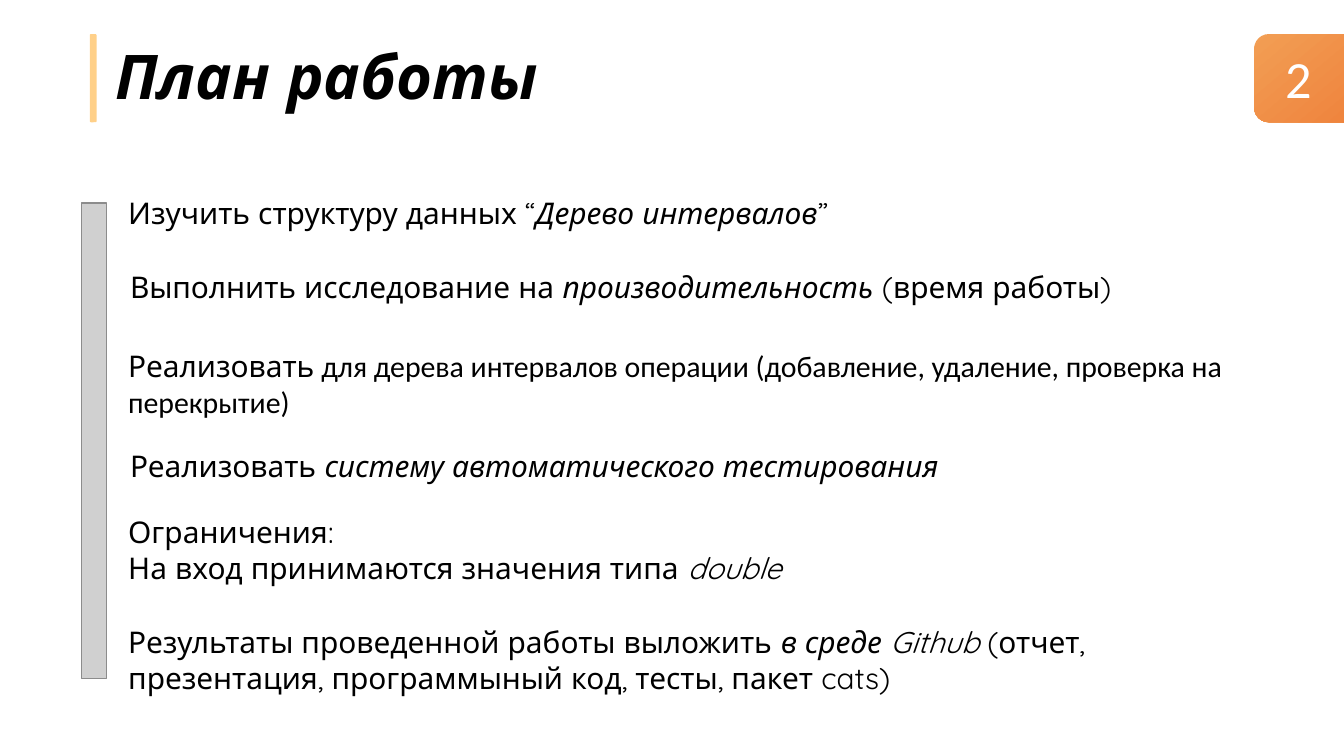
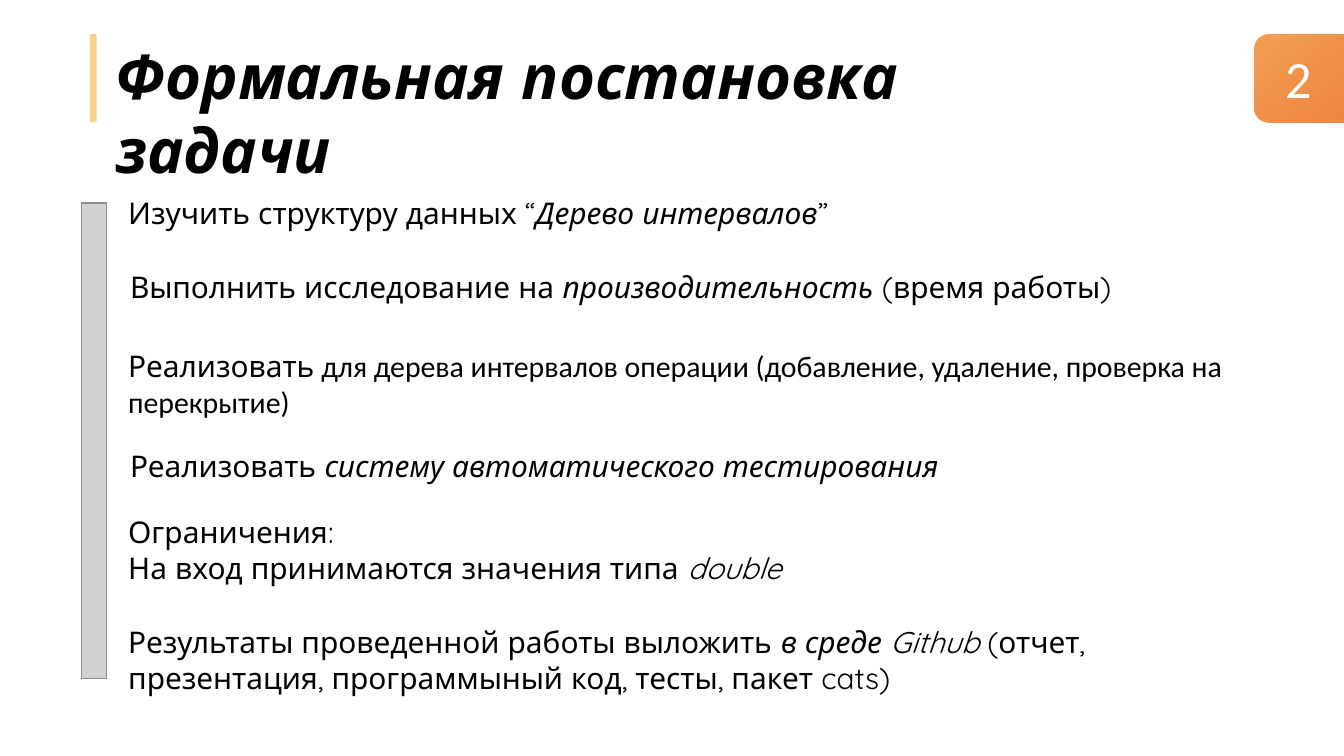
Before and after one commit to nikitachurganov/Interval-Tree, a slide deck: slide 2 of Дерево интервалов.pptx. Drawn at 1344x756 pixels with LibreOffice and Linux fonts; fonts in the diff are those of the drawing; grey boxes stand for pictures. Boxes give left, top, right and bottom in pixels: in the first picture for what was removed or moved away, otherwise in the second. Text is boxed around its words. In the diff, an @@ line names an element or a change of style, - is before the commit and + after.

```diff
--- a/Дерево интервалов.pptx
+++ b/Дерево интервалов.pptx
@@ text at (115, 54, 899, 174): text changed @@
-План работы
+Формальная постановка задачи
```
Also in this commit, not shown: 4 other slides changed, 1 slide added, 1 slide removed.
